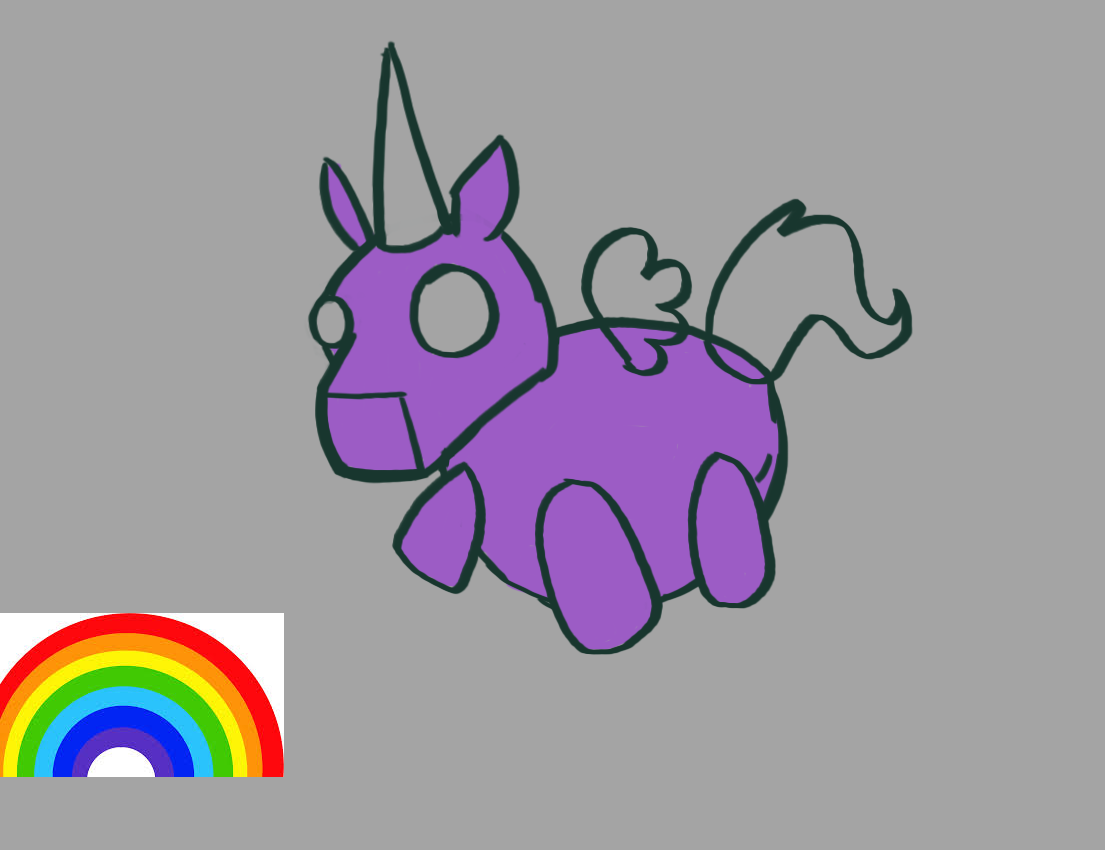
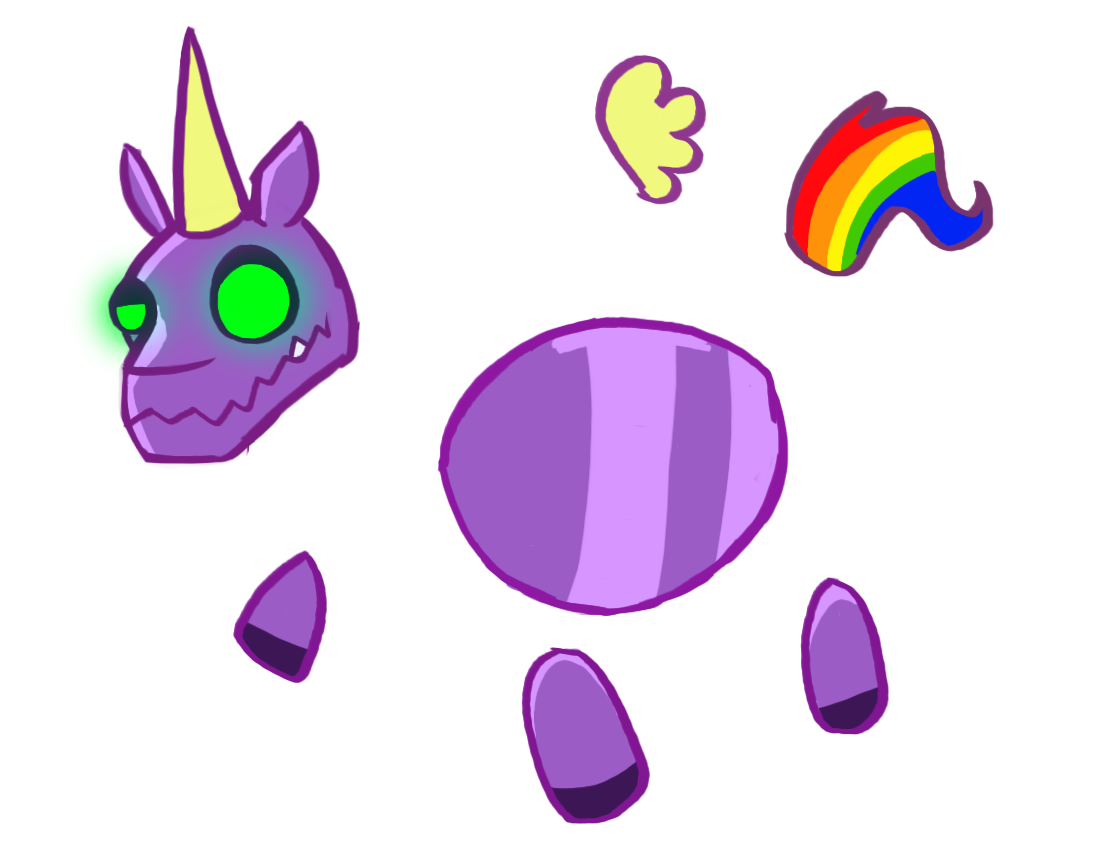
Comparing the layer stacks of the two 1105x850 images. Changes:
added group "Group 4" with 2 layers above "Group 2" over 521, 647, 650, 825
added layer "Layer 17" in group "Group 4" over 521, 647, 650, 824
added layer "Layer 18" in group "Group 4" over 527, 648, 644, 825
added group "Group 2" with 2 layers above "Group 6" over 594, 54, 707, 205
added layer "Layer 15" in group "Group 2" over 594, 54, 707, 205
added layer "Layer 16" in group "Group 2" over 600, 56, 698, 199
added group "Group 6" with 2 layers above "Layer 4" over 800, 577, 889, 736
added layer "Layer 21" in group "Group 6" over 800, 577, 889, 736
hid "Layer 4", painted on it over 391, 226, 776, 655
hid "Layer 8" over 398, 451, 769, 651
added group "Group 1" with 2 layers above "Group 3" over 783, 90, 994, 277
moved "Layer 5" into group "Group 1", painted on it over 702, 90, 994, 385
added layer "Layer 13 copy 2" in group "Group 1" over 789, 96, 989, 274
added group "Group 3" with 3 layers above "Layer 12" over 63, 26, 360, 470
added layer "Layer 14" (overlay) in group "Group 3" over 63, 206, 353, 389
moved "Layer 7" into group "Group 3", painted on it over 103, 26, 560, 484
removed layer "Layer 9" over 322, 143, 554, 482
added layer "Layer 9 copy 2" in group "Group 3" over 115, 30, 357, 469
removed layer "Layer 11" over 0, 613, 284, 777
removed layer "Layer 6" over 439, 321, 783, 613
added group "Group 7" with 2 layers above "Group 5" over 437, 316, 789, 617
moved "Layer 2" into group "Group 7", painted on it over 437, 316, 789, 617
added layer "Layer 6 copy" in group "Group 7" over 439, 321, 783, 613
hid "Background" over 0, 0, 1105, 850
…and 4 more changes (4 added)
